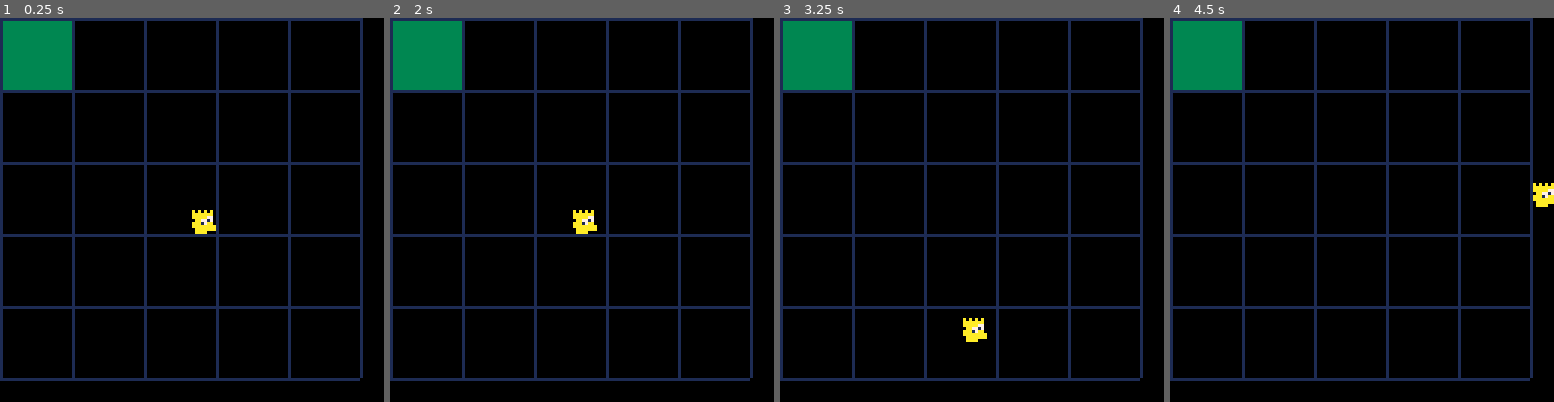
Above: before the commit, frames 1-4 (left to right).
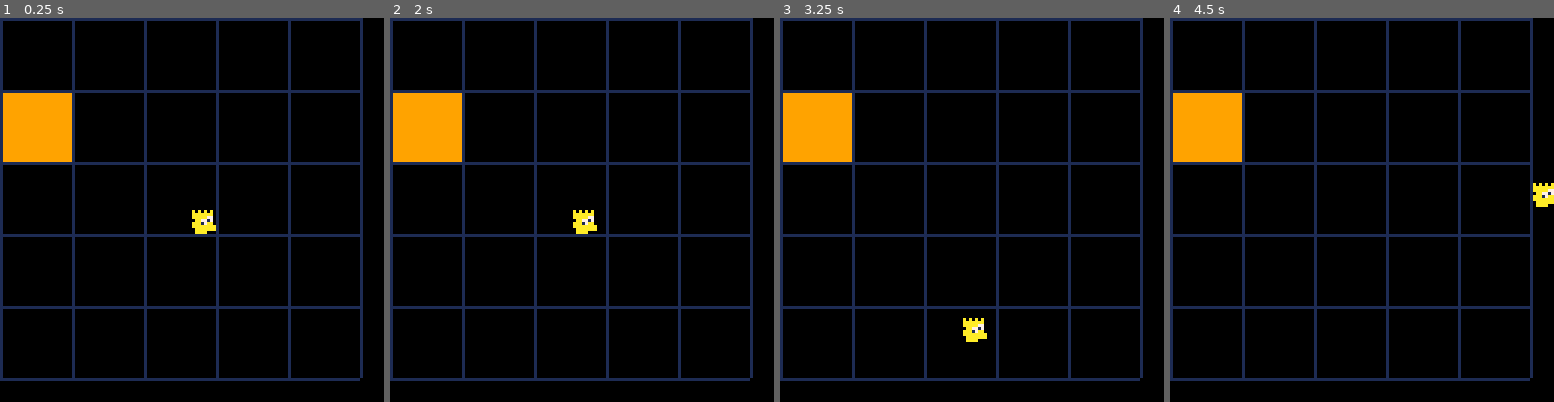
Above: after the commit, the same moments.

Repository: twright1999/gmtk_2026
Game: PICO-8 cartridge main.p8
Same seed, same stepped clock (60 frames per second), same inputs: the game is played once before the commit and once after it.
Inputs:
- Up to frame 1 (0.25 s): no input
- Up to frame 2 (2 s): hold Left from 1.97 s (still down)
- Up to frame 3 (3.25 s): release Left at 2.37 s; hold Down 2.42-2.82 s; hold Right from 2.87 s (still down)
- Up to frame 4 (4.5 s): release Right at 3.53 s; hold Up 3.58-4.08 s; hold Right from 4.13 s (still down)

The runs differ from the first frame. In frame 1, 6.5% of the frame differs, in the area x 0-19%, y 0-38%; in frame 2, 6.5%; in frame 3, 6.5%; in frame 4, 6.5%.

Commit message:
add draw tile function

Diff:
--- a/main.p8
+++ b/main.p8
@@ -16,11 +16,26 @@
 function _draw()
     cls()
 
-    rectfill(0, 0, 23, 23, 3)
-
+    -- draw current map
+    draw_cell(5, 9)
     map()
 
+    -- draw sprites
     spr(1, pos_x, pos_y)
+
+end
+
+function draw_cell(cell_num, colour)
+    -- cell_num starts at 0
+    x_coord = cell_num % 5
+    y_coord = cell_num \ 5
+
+    x_start = x_coord * 24 + 1
+    x_end = x_start + 22
+    y_start = y_coord * 24 + 1
+    y_end = y_start + 22
+
+    rectfill(x_start, y_start, x_end, y_end, colour)
 end
 
 __gfx__
